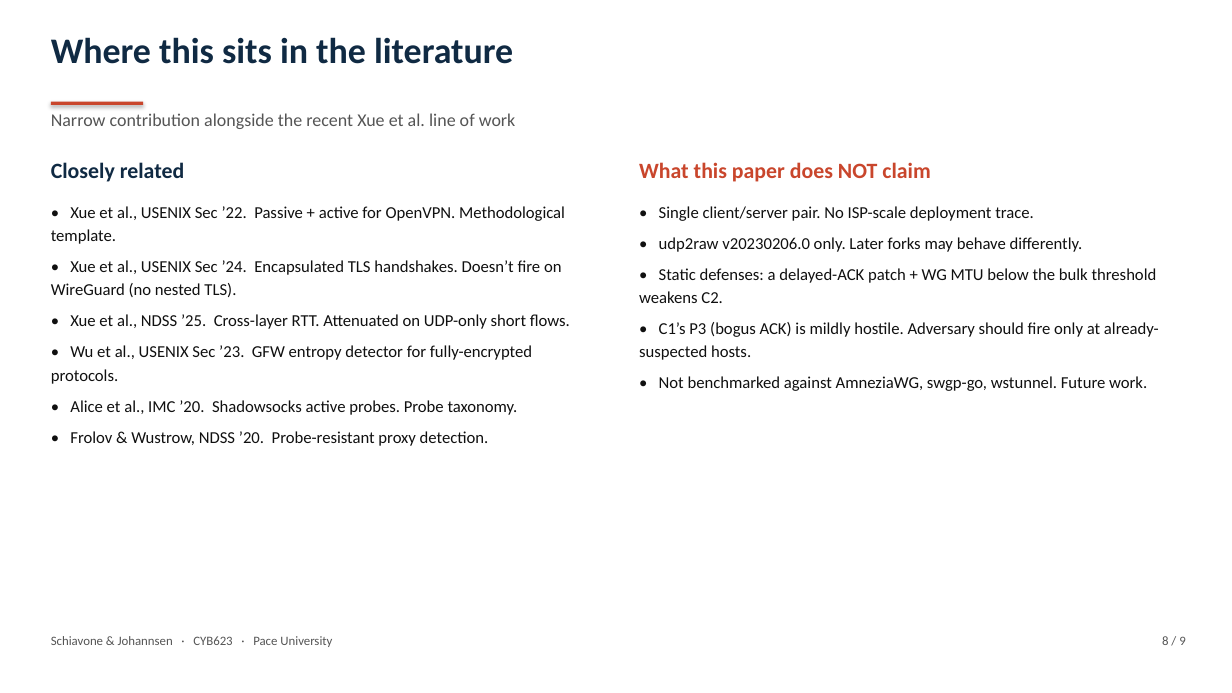
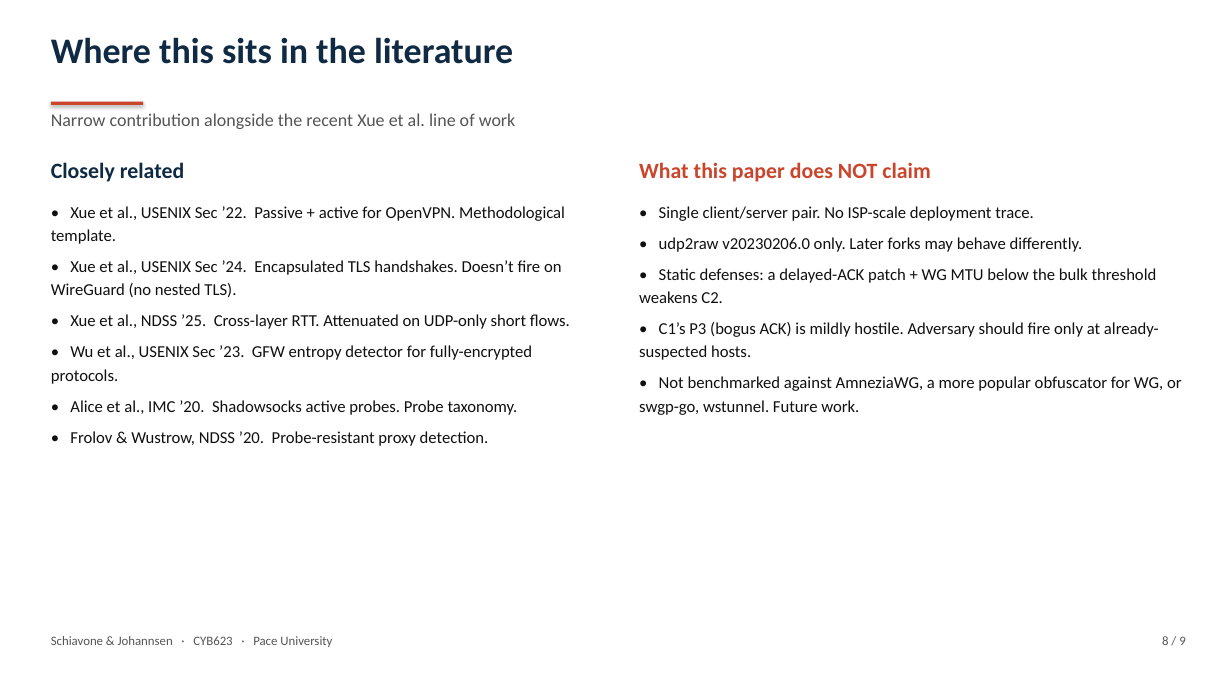
Before and after one commit to BitEU/WireGuard_Research, a slide deck: slide 8 of slides/WireGuard-udp2raw-detection.pptx. Drawn at 1232x693 pixels with LibreOffice and Linux fonts; fonts in the diff are those of the drawing. Boxes give left, top, right and bottom in pixels: in the first picture for what was removed or moved away, otherwise in the second. Text is boxed around its words. In the diff, an @@ line names an element or a change of style, - is before the commit and + after.

```diff
--- a/slides/WireGuard-udp2raw-detection.pptx
+++ b/slides/WireGuard-udp2raw-detection.pptx
@@ text at bbox=[639, 376, 1182, 415]: text changed @@
-• Not benchmarked against AmneziaWG, swgp-go, wstunnel. Future work.
+• Not benchmarked against AmneziaWG, a more popular obfuscator for WG, or swgp-go, wstunnel. Future work.
```
Also in this commit, not shown: 1 other file.
